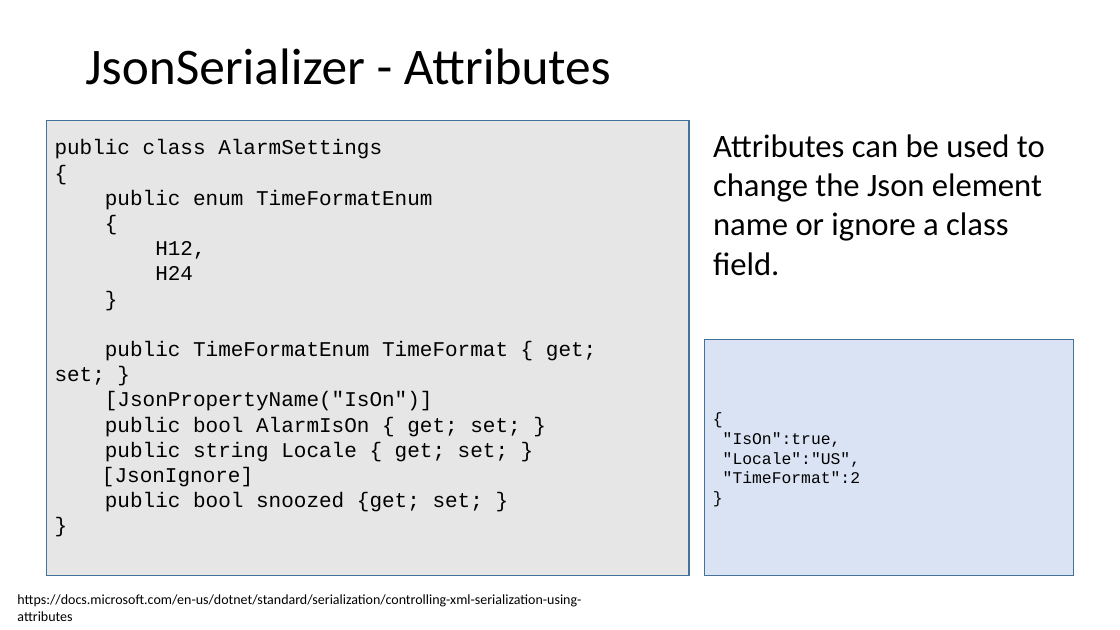
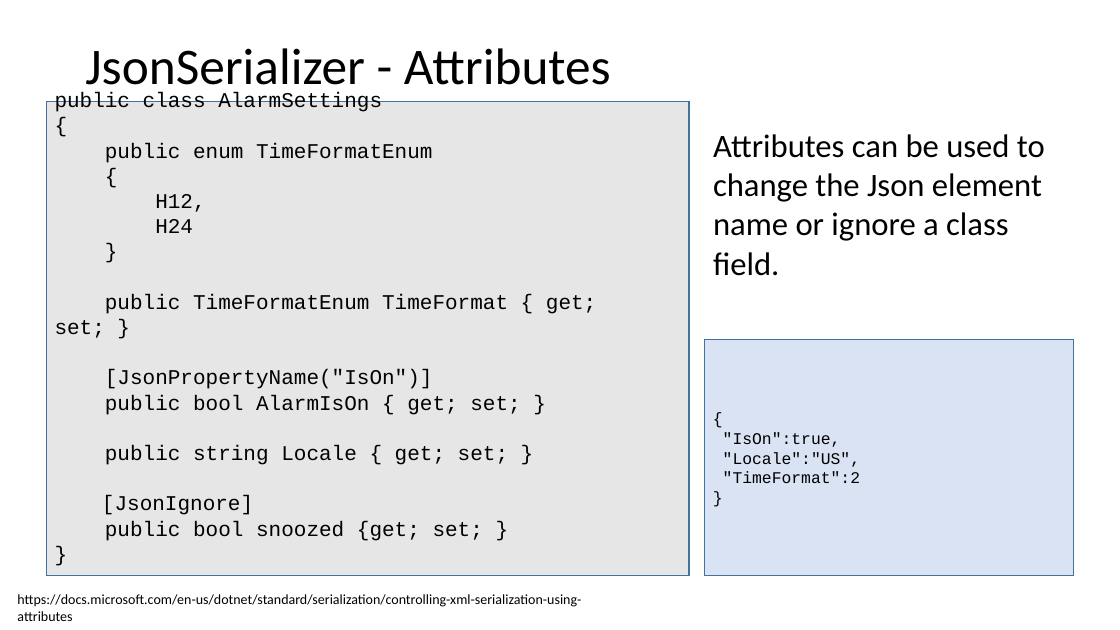
Before and after one commit to codesmurf/st3its3_teaching, a slide deck: slide 14 of 12 Configuration/Configuration.pptx (slide 13 before the commit). Drawn at 1120x630 pixels with LibreOffice and Linux fonts; fonts in the diff are those of the drawing. Boxes give left, top, right and bottom in pixels: in the first picture for what was removed or moved away, otherwise in the second. Text is boxed around its words. In the diff, an @@ line names an element or a change of style, - is before the commit and + after.

```diff
--- a/12 Configuration/Configuration.pptx
+++ b/12 Configuration/Configuration.pptx
@@ rectangle "public class AlarmSettings { public ...": place and size @@
-rectangle "public class AlarmSettings { public ..." at box(46, 120, 689, 576)
+rectangle "public class AlarmSettings { public ..." at box(46, 102, 689, 576)
@@ text in rectangle at box(105, 369, 520, 465): text changed @@
-[JsonPropertyName("IsOn")]
-public bool AlarmIsOn { get; set; }
-public string Locale { get; set; }
+[JsonPropertyName("IsOn")]
+public bool AlarmIsOn { get; set; }
+public string Locale { get; set; }
```
Also in this commit, not shown: 3 other slides changed, 1 slide added, 18 other files.
